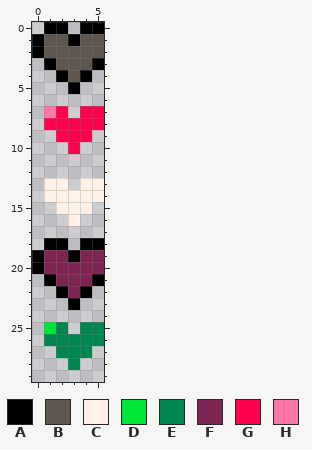
A pixel-art sprite gets an edit: img/lifebar.png. The picture above was drawn from the file before the commit.
The file is 12x60 pixels, drawn in blocks of 2x2; one block is one cell here.
Palette (. is transparent): A #000000  B #5f574f  C #fff1e8  D #00e436  E #008751  F #7e2553  G #ff004d  H #ff77a8
Pixels before, first column x 0:
 0 .AA.AA
 1 ABBABB
 2 ABBBBB
 3 .ABBBA
 4 ..ABA.
 5 ...A..
 6 ......
 7 .HG.GG
 8 .GGGGG
 9 ..GGG.
10 ...G..
11 ......
12 ......
13 .CC.CC
14 .CCCCC
15 ..CCC.
16 ...C..
17 ......
18 .AA.AA
19 AFFAFF
20 AFFFFF
21 .AFFFA
22 ..AFA.
23 ...A..
24 ......
25 .DE.EE
26 .EEEEE
27 ..EEE.
28 ...E..
The result:
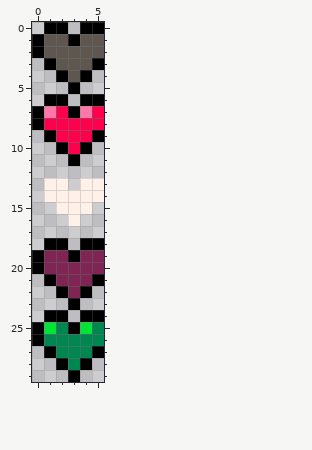
The commit says: Re-added outlines on filled hearts Makes it easier to see what it looks like
The exact change:
Changed rows in their new state; - is an unchanged pixel.
first column x 0:
 6 -AA-AA
 7 A--AH-
 8 A-----
 9 -A---A
10 --A-A-
11 ---A--
first column x 0:
24 -AA-AA
25 A--AD-
26 A-----
27 -A---A
28 --A-A-
29 ---A--
